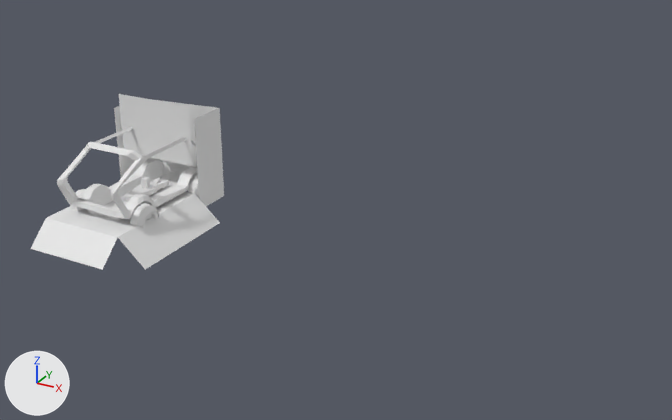
A saved change to the OBJ model src/assets/chapter05/level.obj.
The view is the same before and after, from a 50 mm camera at (250.0, -285.0, 152.0) aimed at (71.0, 40.0, -11.0). The axes (+X, +Y, +Z) are drawn at lower left. The lights are the same throughout. Where no turn or scale is listed for an object, it has been applied to the vertices. Vertices at the same position are counted once.

The first picture shows 'level'.
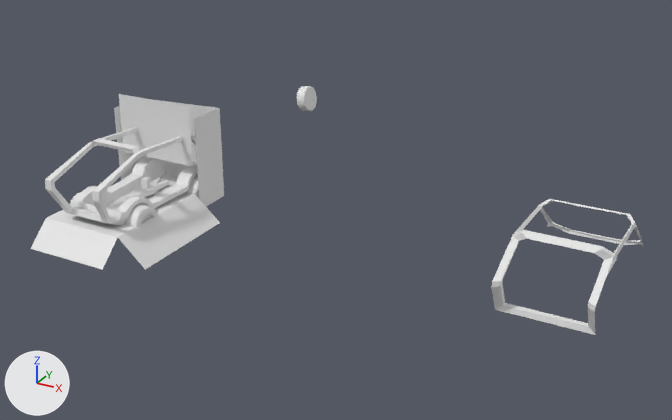
Pixel boxes (x1, y1, x2, y2) of what changed, in the pictures (672 x 420 px; the box of a moved part takes in the faces that stretch with it):
```json
{"object": "level", "change": "reshaped", "before": [31, 94, 224, 270], "after": [31, 86, 643, 335], "on screen": "216% wider, 41% taller"}
{"part": 1, "of": "me_level", "change": "rebuilt", "before": [88, 173, 198, 221], "after": [70, 156, 198, 225]}
{"part": 2, "of": "me_level", "change": "rebuilt", "before": [142, 211, 159, 228], "on screen": "not visible afterwards"}
{"part": 3, "of": "me_level", "change": "rebuilt", "before": [188, 174, 200, 199], "after": [186, 174, 200, 199]}
{"part": 4, "of": "me_level", "change": "rebuilt", "before": [70, 189, 85, 211], "after": [72, 192, 81, 200]}
{"part": 5, "of": "me_level", "change": "rebuilt", "before": [130, 203, 159, 228], "after": [125, 205, 158, 228]}
{"part": 6, "of": "me_level", "change": "added", "after": [296, 86, 317, 111]}
{"part": 7, "of": "me_level", "change": "added", "after": [45, 127, 196, 224]}
{"part": 8, "of": "me_level", "change": "added", "after": [491, 199, 643, 335]}
{"part": 9, "of": "me_level", "change": "moved or reshaped", "before": [57, 127, 198, 220], "on screen": "not visible afterwards"}
```

Scene script edits in JSON lines:
```json
{"block": "me_level", "where": "# used by ob_level; location = (0.0, 0.0, 0.0)"}
{"op": "remove", "block": "me_level", "code": "me_level.from_pydata(...)  # 1167 vertices, 2008 faces; spans x -28.7..30.1, y -49.2..32.3, z -15.5..36.1"}
{"op": "add", "block": "me_level", "code": "me_level.from_pydata(...)  # 3778 vertices, 6932 faces; spans x -28.7..201.9, y -49.2..167.7, z -15.5..36.1"}
{"block": "me_level", "change": "me_level part 1: the loose piece of 101 vertices spanning x -12.1..12.1, y -27.0..30.6, z -3.6..4.8 is rebuilt with 220 vertices and now spans x -15.5..15.5, y -33.3..33.6, z -7.4..6.3"}
{"block": "me_level", "change": "me_level part 2: the loose piece of 98 vertices spanning x 12.0..19.8, y -27.5..-14.4, z -10.2..3.3 is rebuilt with 312 vertices and now spans x 10.9..18.6, y -28.4..-14.3, z -12.5..2.1"}
{"block": "me_level", "change": "me_level part 3: the loose piece of 65 vertices spanning x 12.0..19.9, y 10.4..23.7, z -10.3..3.4 is rebuilt with 312 vertices and now spans x 10.5..19.0, y 9.8..24.7, z -12.9..2.5"}
{"block": "me_level", "change": "me_level part 4: the loose piece of 65 vertices spanning x -19.9..-12.0, y -27.6..-14.2, z -10.3..3.4 is rebuilt with 312 vertices and now spans x -19.0..-10.5, y -28.8..-13.9, z -12.9..2.5"}
{"block": "me_level", "change": "me_level part 5: the loose piece of 65 vertices spanning x 12.0..19.9, y -27.6..-14.2, z -10.3..3.4 is rebuilt with 312 vertices and now spans x 10.5..19.0, y -28.8..-13.9, z -12.9..2.5"}
{"block": "me_level", "change": "me_level part 6: a new loose piece of 312 vertices spanning x -18.6..-10.9, y 153.6..167.7, z -12.5..2.1"}
{"block": "me_level", "change": "me_level part 7: a new loose piece of 120 vertices spanning x -15.9..15.9, y -43.1..34.9, z -0.8..25.2"}
{"block": "me_level", "change": "me_level part 8: a new loose piece of 113 vertices spanning x 166.8..201.9, y -36.0..32.3, z 0.8..26.0"}
{"block": "me_level", "change": "me_level part 9: 273 vertices removed from x -15.8..15.8, y -36.0..32.3, z -3.1..24.8; 256 vertices added at x -15.1..15.1, y -33.0..33.2, z -7.0..5.6"}
```
